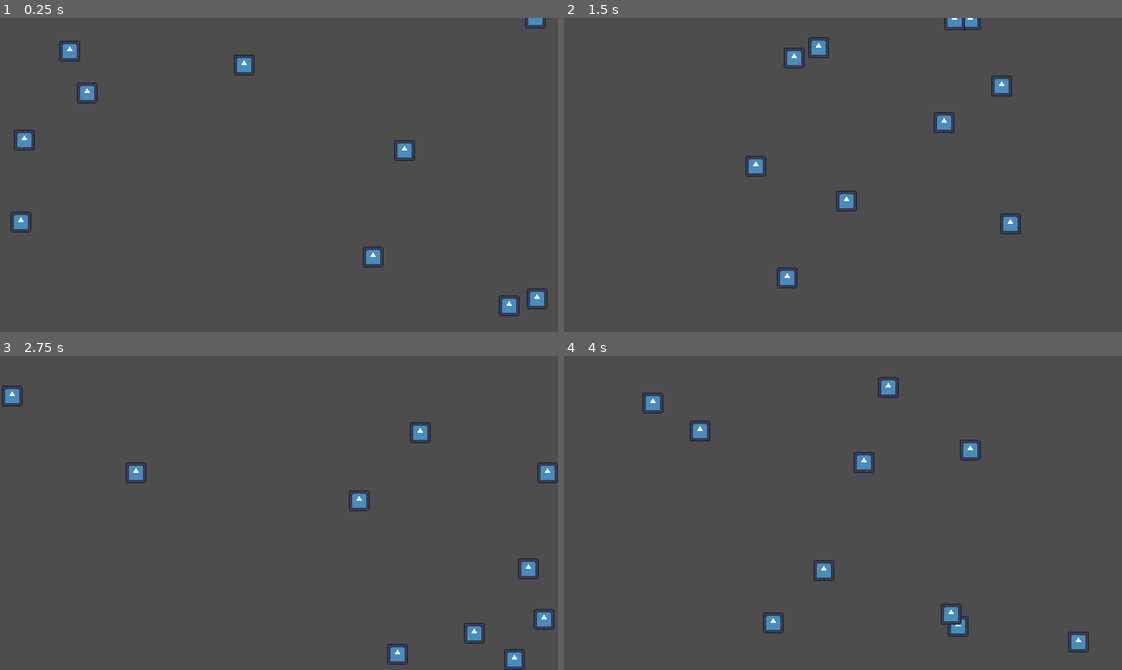
Above: before the commit, frames 1-4 (two rows, left to right).
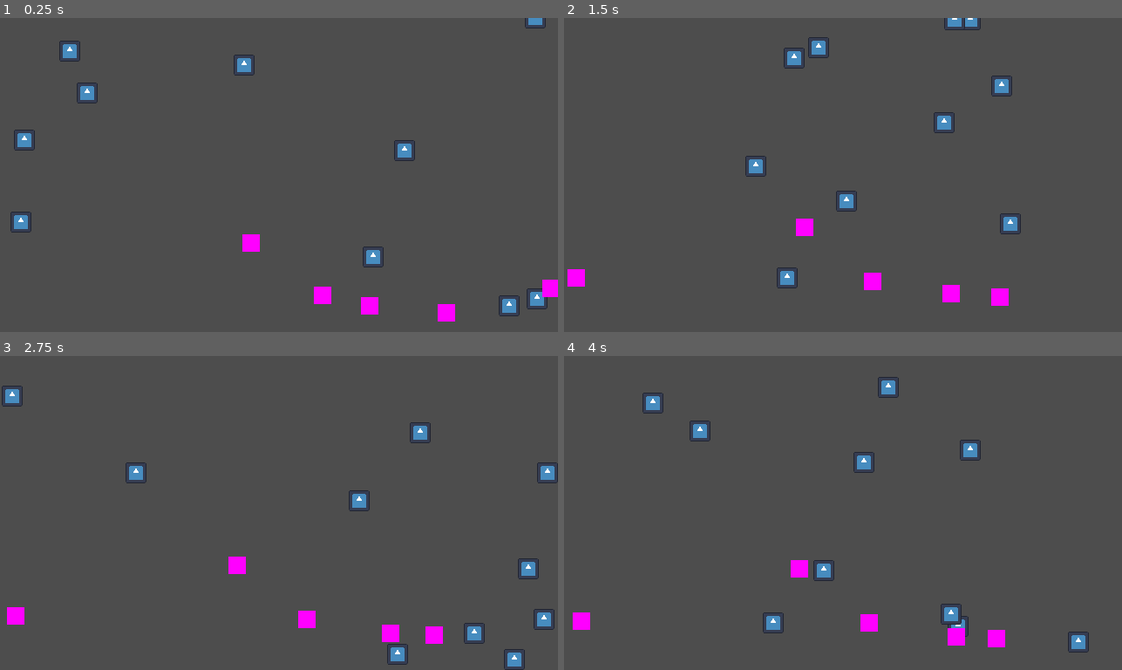
Above: after the commit, the same moments.

Repository: wickworks/jellyfishquarium
Game: Godot game, scene res://main.tscn
Two runs of this game, one before a commit and one after it. Both use one fixed random seed, a clock stepped at 60 frames per second and the inputs below. The engine's default icon, where the game draws it, is replaced by a stand-in: a white triangle on a blue panel in a dark square.
Inputs (mouse positions are in pixels of both pictures, inside the frame that each line leads up to):
- Up to frame 1 (0.25 s): no input
- Up to frame 2 (1.5 s): tap Enter (ui_accept) at 0.5, 0.77 s; move the mouse to (965, 159) at 0.52 s; move the mouse to (731, 190) at 1.27 s
- Up to frame 3 (2.75 s): tap Enter (ui_accept) at 1.52 s; move the mouse to (334, 443) at 2.02 s
- Up to frame 4 (4 s): move the mouse to (815, 575) at 2.77 s; tap Enter (ui_accept) at 3.02, 3.77 s; move the mouse to (1010, 560) at 3.52 s

The runs differ from the first frame. In frame 1, 0.9% of the frame differs, in the area x 43-100%, y 68-97%; in frame 2, 0.9%, in the area x 0-80%, y 63-92%; in frame 3, 0.9%; in frame 4, 0.9%.

Commit message:
add jellyfish movement

Diff:
--- a/entity/jellyfish.gd
+++ b/entity/jellyfish.gd
@@ -1,9 +1,25 @@
 extends Node2D
 
-var direction:float = randf_range(0, TAU)
-var speed:float = 1.0
+var velocity: Vector2 = Vector2(randf_range(-1.0, 1.0), 0.0)
+var accel: Vector2 = Vector2(0, 0)
+const ACCEL = 0.05
+const DRAG = 0.3
+const GRAVITY = 0.0005
+
+func bloop() -> void:
+	var tween = create_tween().set_trans(Tween.TRANS_CUBIC).set_ease(Tween.EASE_IN_OUT)
+	tween.tween_property(self, 'accel', Vector2(randf_range(-0.1, 0.1), -ACCEL), 0.3)
+	tween.tween_property(self, 'accel', Vector2(0.0, 0), 0.3)
+	tween.tween_interval(randf_range(3, 7))
+	tween.tween_callback(bloop)
+
+func _ready() -> void:
+	bloop()
 
 func _process(delta: float) -> void:
-	position += Util.vector_from_angle(speed, direction)
-
+	velocity += accel
+	velocity += Vector2(0, GRAVITY)
+	var drag_force = max((velocity.length() ** 2) * DRAG, 0)
+	velocity += (velocity.normalized() * drag_force * -1)
+	position += velocity
 	Util.wrap_screen(self)
--- a/entity/jellyfish.tscn
+++ b/entity/jellyfish.tscn
@@ -1,6 +1,12 @@
-[gd_scene load_steps=2 format=3 uid="uid://bk5xnhrtci2b2"]
+[gd_scene load_steps=3 format=3 uid="uid://bk5xnhrtci2b2"]
 
 [ext_resource type="Script" path="res://entity/jellyfish.gd" id="1_qx2it"]
 
+[sub_resource type="PlaceholderTexture2D" id="PlaceholderTexture2D_ylfm4"]
+size = Vector2(10, 10)
+
 [node name="Jellyfish" type="Node2D"]
 script = ExtResource("1_qx2it")
+
+[node name="Sprite2D" type="Sprite2D" parent="."]
+texture = SubResource("PlaceholderTexture2D_ylfm4")
--- a/main.gd
+++ b/main.gd
@@ -2,7 +2,9 @@
 class_name Main
 
 const FISH_SCENE:PackedScene = preload("res://entity/fish.tscn")
+const JELLYFISH_SCENE:PackedScene = preload("res://entity/jellyfish.tscn")
 const STARTING_FISH:int = 10
+const STARTING_JELLYFISH:int = 5
 
 static var mouse_position:Vector2
 
@@ -12,6 +14,11 @@
 		var fish:Fish = FISH_SCENE.instantiate()
 		fish.position = Vector2(randi_range(0, screen_size.x), randi_range(0, screen_size.y))
 		add_child(fish)
+
+	for i in STARTING_JELLYFISH:
+		var jellyfish = JELLYFISH_SCENE.instantiate()
+		jellyfish.position = Vector2(randi_range(0, screen_size.x), randi_range(0, screen_size.y))
+		add_child(jellyfish)
 
 func _process(delta: float) -> void:
 	mouse_position = get_viewport().get_mouse_position()
--- a/util.gd
+++ b/util.gd
@@ -10,7 +10,7 @@
 
 static func wrap_screen(node:Node2D) -> void:
 	var window_size := node.get_viewport().get_visible_rect().size
-	if node.position.x > window_size.x: node.position.x -= window_size.x
-	if node.position.y > window_size.y: node.position.y -= window_size.y
-	if node.position.x < 0: node.position.x += window_size.x
-	if node.position.y < 0: node.position.y += window_size.y
+	while node.position.x > window_size.x: node.position.x -= window_size.x
+	while node.position.y > window_size.y: node.position.y -= window_size.y
+	while node.position.x < 0: node.position.x += window_size.x
+	while node.position.y < 0: node.position.y += window_size.y
Binary file added: Sprite-0001.aseprite
